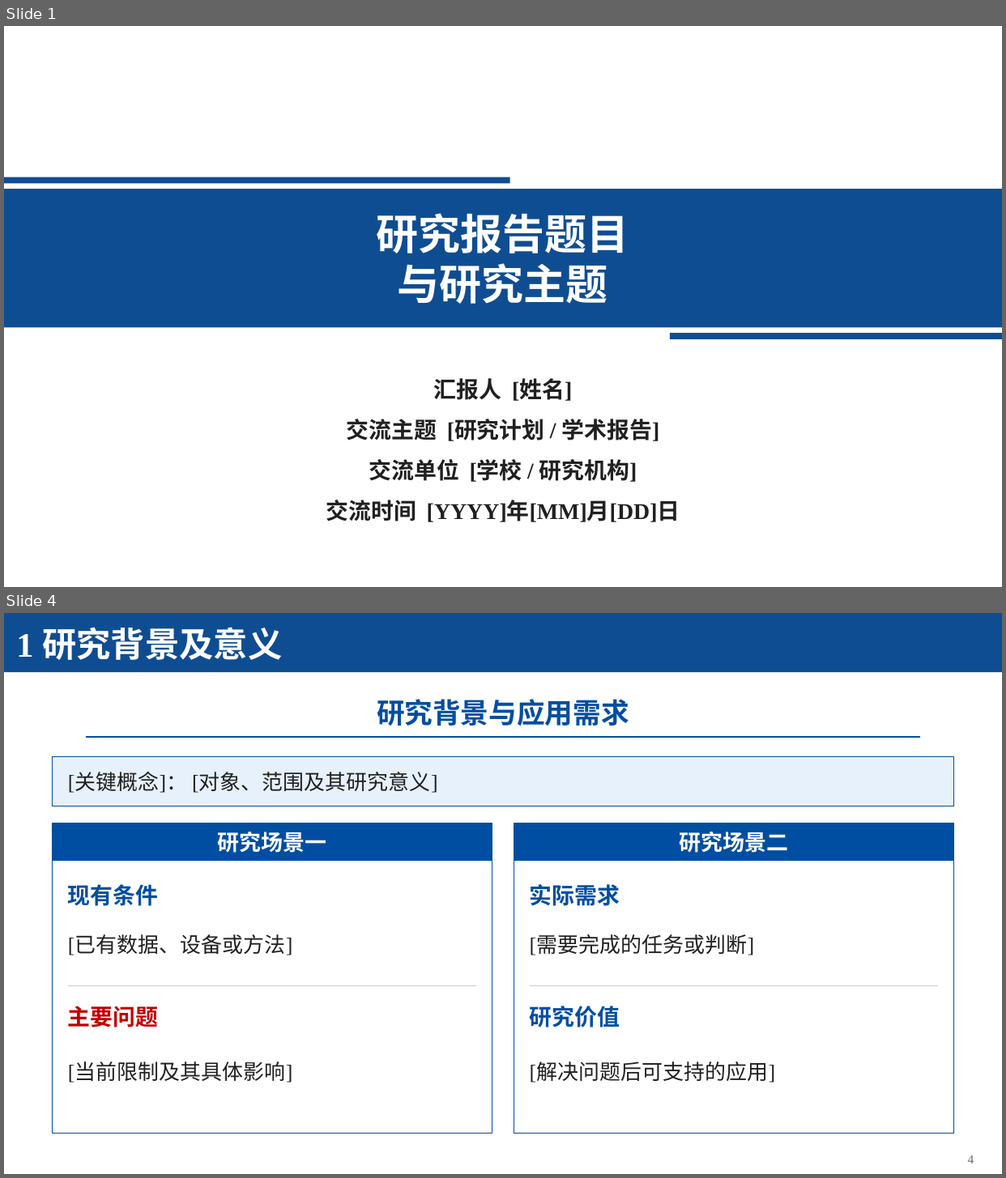
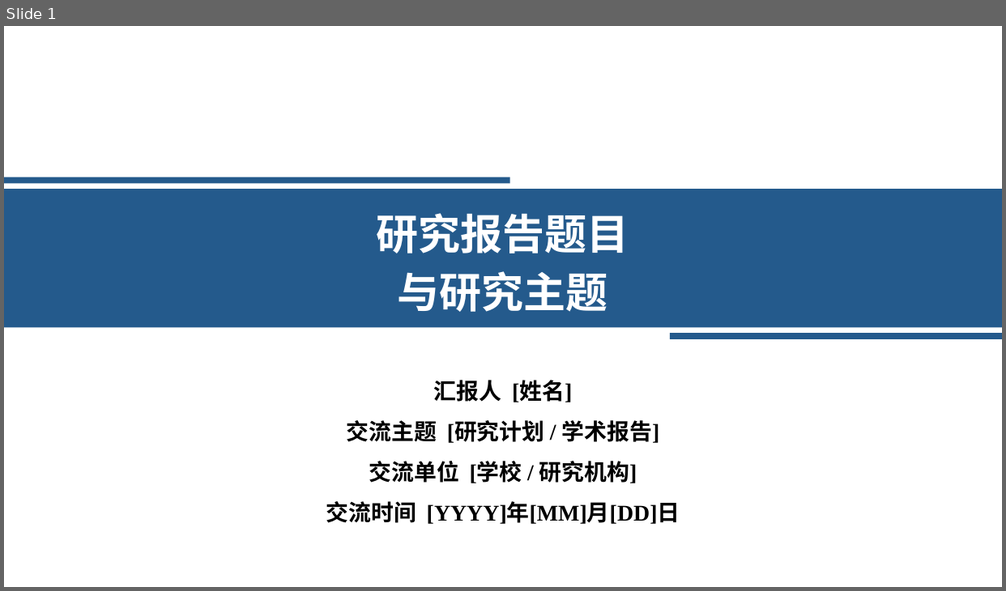
Before and after one commit to Starxy/skills, a slide deck: skills/ppt-craft/assets/academic-blue-template.pptx. Shown one above the other, each under a label of ours: slides 1 and 4 before the commit, slide 1 after it; the slides between them are not shown. The pictures are 1006x1178 and 1006x591 pixels, drawn with LibreOffice and Linux fonts; fonts in the diff are those of the drawing. Boxes give left, top, right and bottom in pixels: in the first picture for what was removed or moved away, otherwise in the second. Text is boxed around its words. In the diff, an @@ line names an element or a change of style, - is before the commit and + after.

Commit message:
feat(ppt-craft): 采用新版学术蓝配色与图文风格

```diff
--- a/skills/ppt-craft/assets/academic-blue-template.pptx
+++ b/skills/ppt-craft/assets/academic-blue-template.pptx
@@ slide 4 removed at (4, 613, 1002, 1174), background #FFFFFF @@
@@ rectangle removed at (4, 613, 1002, 672) @@
@@ text removed at (16, 627, 282, 660) @@
-1 研究背景及意义
@@ title removed at (377, 699, 629, 726) @@
-研究背景与应用需求
@@ rectangle removed at (53, 756, 954, 807) @@
@@ rectangle removed at (86, 736, 920, 738) @@
@@ text removed at (68, 773, 438, 793) @@
-[关键概念]： [对象、范围及其研究意义]
@@ rectangle removed at (53, 824, 493, 1134) @@
@@ rectangle removed at (53, 824, 493, 861) @@
@@ rectangle removed at (513, 824, 954, 1134) @@
@@ rectangle removed at (513, 824, 954, 861) @@
@@ text removed at (218, 832, 327, 853) @@
-研究场景一
@@ text removed at (679, 832, 788, 853) @@
-研究场景二
@@ text removed at (68, 884, 158, 906) @@
-现有条件
@@ text removed at (530, 884, 620, 906) @@
-实际需求
@@ text removed at (68, 935, 293, 956) @@
-[已有数据、设备或方法]
@@ text removed at (530, 935, 755, 956) @@
-[需要完成的任务或判断]
@@ rectangle removed at (68, 986, 476, 986) @@
@@ rectangle removed at (530, 986, 938, 986) @@
@@ text removed at (68, 1006, 158, 1028) @@
-主要问题
@@ text removed at (530, 1006, 620, 1028) @@
-研究价值
@@ text removed at (68, 1063, 293, 1083) @@
-[当前限制及其具体影响]
@@ text removed at (530, 1063, 776, 1083) @@
-[解决问题后可支持的应用]
@@ text removed at (968, 1156, 974, 1164) @@
-4
@@ slide 1 changed as well @@
@@ text "研究报告题目" at (377, 213, 629, 312): line spacing 1 to 1.15 @@
@@ fill #0F4D92 to #245A8C in 3 elements at (4, 189, 1002, 327), (4, 177, 510, 183), (671, 333, 1002, 339) @@
@@ text colour #202020 to #000000; line spacing 1 to 1.15; vertical alignment middle to top in 4 elements at (434, 380, 572, 403), (347, 420, 660, 443), (369, 461, 637, 484), (326, 501, 680, 524) @@
```
Also in this commit, not shown: 14 other slides changed, 1 slide added, 5 other files.
